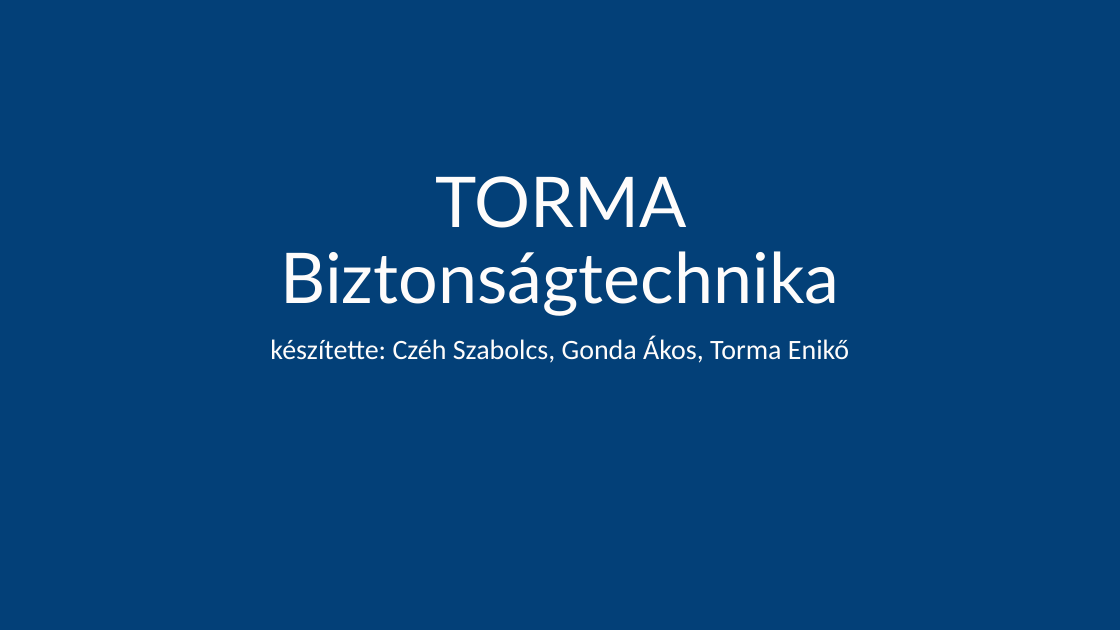
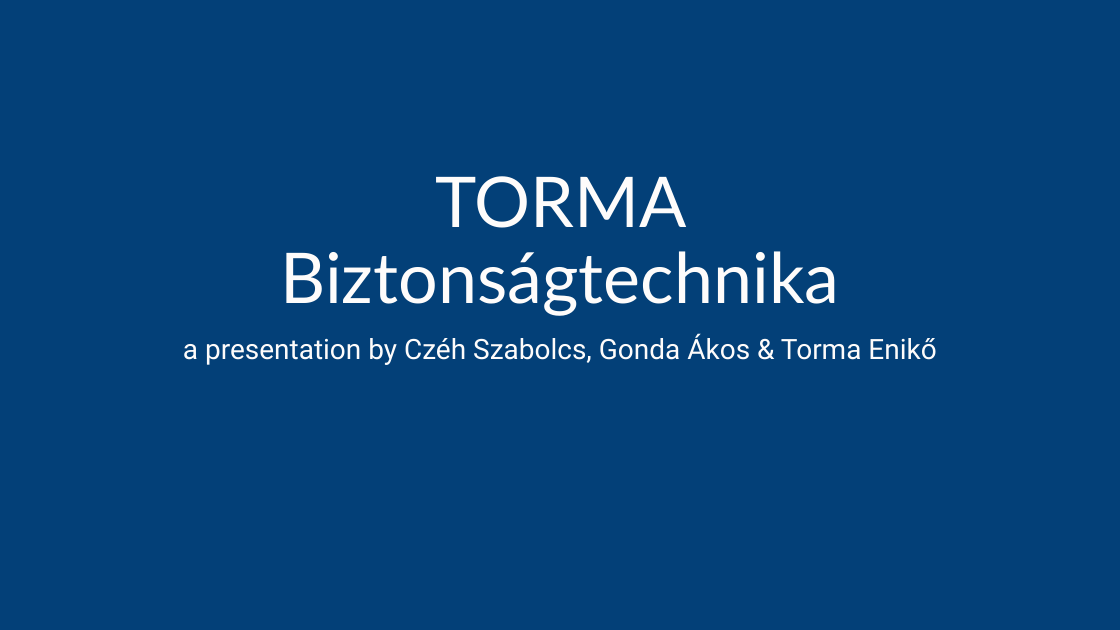
Before and after one commit to maggotstf2/mestermu, a slide deck: slide 1 of documentation/TORMA Biztonságtechnika.pptx. Drawn at 1120x630 pixels with LibreOffice and Linux fonts; fonts in the diff are those of the drawing. Boxes give left, top, right and bottom in pixels: in the first picture for what was removed or moved away, otherwise in the second. Text is boxed around its words. In the diff, an @@ line names an element or a change of style, - is before the commit and + after.

```diff
--- a/documentation/TORMA Biztonságtechnika.pptx
+++ b/documentation/TORMA Biztonságtechnika.pptx
@@ subtitle at (183, 333, 936, 365): text changed; font Calibri to Roboto @@
-készítette: Czéh Szabolcs, Gonda Ákos, Torma Enikő
+a presentation by Czéh Szabolcs, Gonda Ákos & Torma Enikő
```
Also in this commit, not shown: 4 other slides changed, 1 other file.
